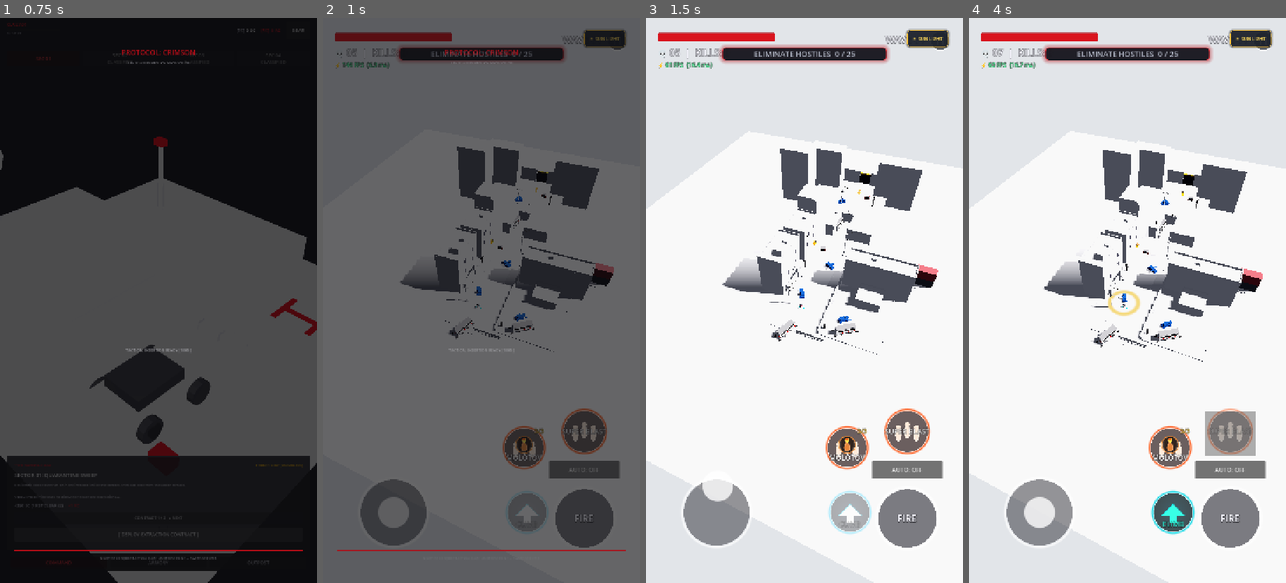
Above: before the commit, frames 1-4 (left to right).
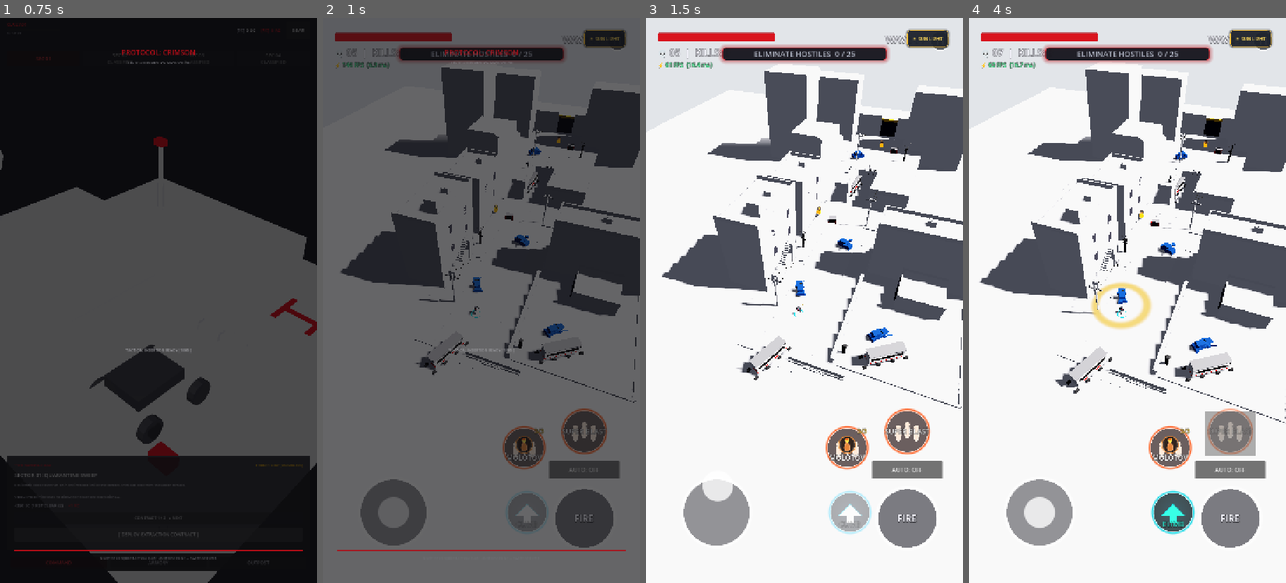
Above: after the commit, the same moments.

Repository: saitejatalari7/Zombie
Game: Godot game, scene res://scenes/ui/outpost_hub.tscn
Same seed, same stepped clock (60 frames per second), same inputs: the game is played once before the commit and once after it.
Inputs (mouse positions are in pixels of both pictures, inside the frame that each line leads up to):
- Up to frame 1 (0.75 s): click "[ DEPLOY EXTRACTION CONTRACT ]" at 0.5 s
- Up to frame 2 (1 s): no input
- Up to frame 3 (1.5 s): tap Enter at 1.25 s; drag from (715, 515) to (836, 176) at 1.27 s
- Up to frame 4 (4 s): drag from (1064, 328) to (1111, 413) at 2.02 s; click "FIRE" at 2.75 s; click "SUPER BLAST" at 3.5 s

Frame 1 is identical in both runs. In frame 2, 18% of the frame differs, in the area x 5-100%, y 8-69%; in frame 3, 19%; in frame 4, 20%, in the area x 3-100%, y 9-72%.

Commit message:
Move the camera closer (same angle, 55% distance)
Camera offset (18, 60, 42) -> (9.9, 33, 23.1). At the old distance a
portrait phone showed an 83 m wide strip and the player was ~6 px wide;
now the view is ~46 m wide and characters are almost twice as big. The
viewing direction is unchanged, so layout height rules still hold.

Co-Authored-By: Claude Opus 5.5 <noreply@anthropic.com>
Claude-Session: https://claude.ai/code/session_01BT3vCbPdC4aKLDQCTu5m96

Diff:
--- a/scenes/main.tscn
+++ b/scenes/main.tscn
@@ -48,14 +48,14 @@
 transform = Transform3D(1, 0, 0, 0, 1, 0, 0, 0, 1, 0, 0, 0)
 
 [node name="IsometricCamera" type="Camera3D" parent="." node_paths=PackedStringArray("target")]
-transform = Transform3D(0.924, 0.224, -0.312, 0, 0.812, 0.583, 0.382, -0.538, 0.750, 18.0, 60.0, 42.0)
+transform = Transform3D(0.924, 0.224, -0.312, 0, 0.812, 0.583, 0.382, -0.538, 0.750, 9.9, 33.0, 23.1)
 keep_aspect = 0
 fov = 58.0
 far = 300.0
 script = ExtResource("5_camera_follow")
 target = NodePath("../Player")
 smooth_speed = 7.0
-offset = Vector3(18.0, 60.0, 42.0)
+offset = Vector3(9.9, 33.0, 23.1)
 
 [node name="ZombieSpawner" type="Node3D" parent="." node_paths=PackedStringArray("spawn_points")]
 script = ExtResource("6_spawner")
--- a/scripts/camera_follow.gd
+++ b/scripts/camera_follow.gd
@@ -3,7 +3,9 @@
 
 @export var target: Node3D
 @export var smooth_speed: float = 7.0
-@export var offset: Vector3 = Vector3(18.0, 60.0, 42.0)
+## Same viewing angle as the original (18, 60, 42) at 55 percent of the distance, so
+## characters read on a phone. Level layouts depend only on this direction, not the distance.
+@export var offset: Vector3 = Vector3(9.9, 33.0, 23.1)
 
 var trauma: float = 0.0
 var max_shake_offset: float = 0.10
